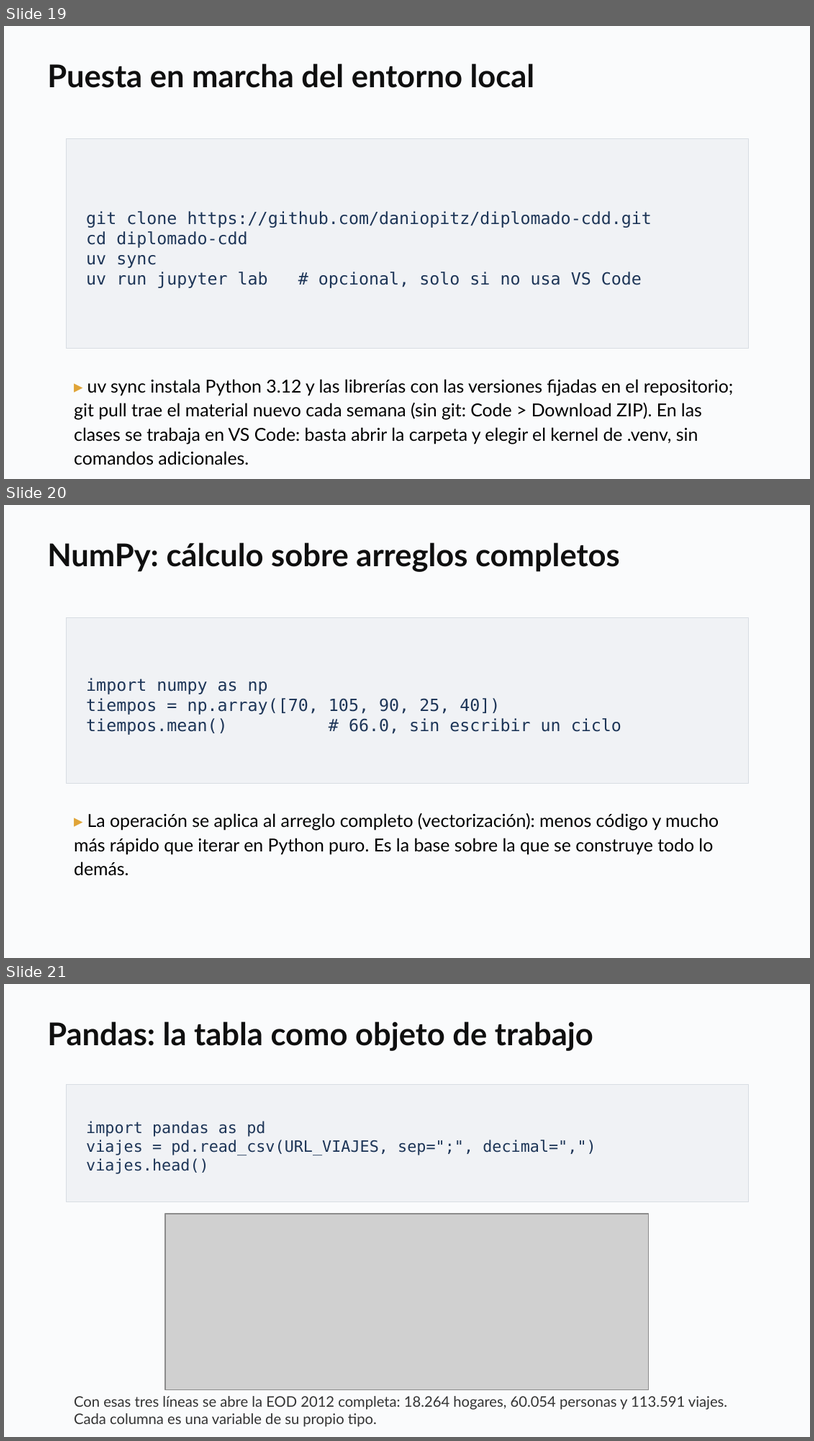
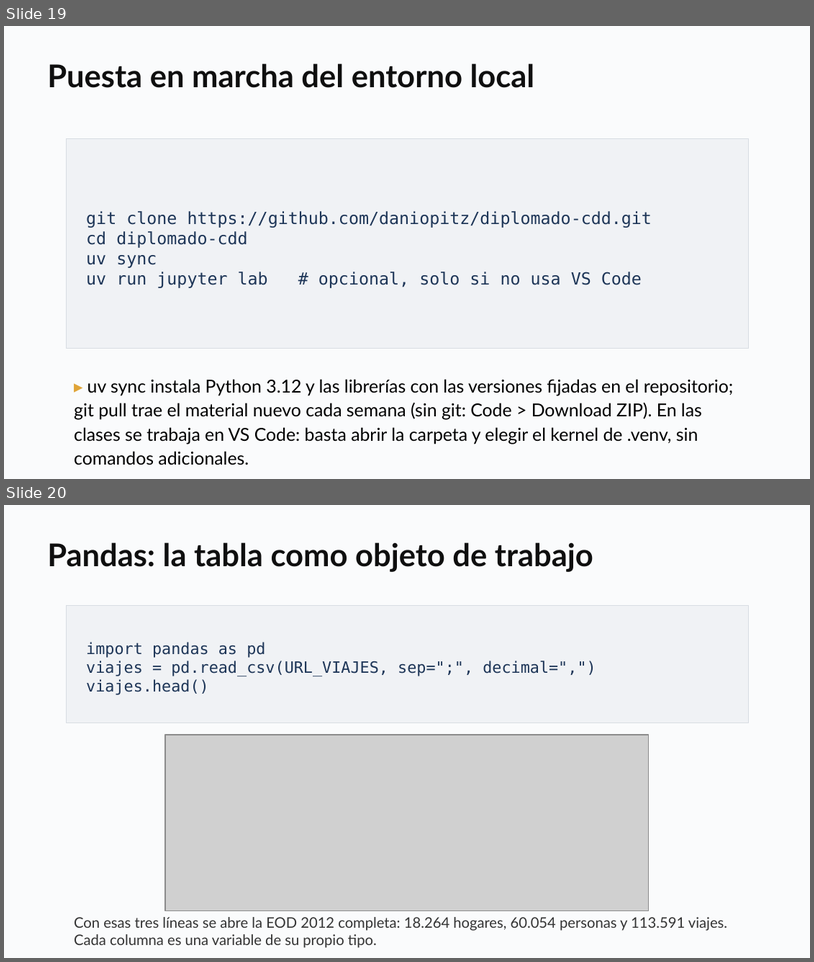
Before and after one commit to daniopitz/diplomado-cdd, a slide deck: presentaciones/clase01_fundamentos_ecosistema.pptx. Shown one above the other, each under a label of ours: slides 19, 20 and 21 before the commit, slides 19 and 20 after it. The pictures are 814x1441 and 814x962 pixels, drawn with LibreOffice and Linux fonts; fonts in the diff are those of the drawing; grey boxes stand for pictures. Boxes give left, top, right and bottom in pixels: in the first picture for what was removed or moved away, otherwise in the second. Text is boxed around its words. In the diff, an @@ line names an element or a change of style, - is before the commit and + after.

```diff
--- a/presentaciones/clase01_fundamentos_ecosistema.pptx
+++ b/presentaciones/clase01_fundamentos_ecosistema.pptx
@@ slide 20 removed at (4, 505, 810, 958), background #FFFFFF @@
@@ rectangle removed at (4, 505, 810, 958) @@
@@ text removed at (47, 542, 620, 572) @@
-NumPy: cálculo sobre arreglos completos
@@ rectangle removed at (66, 618, 749, 783) @@
-import numpy as np
-tiempos = np.array([70, 105, 90, 25, 40])
-tiempos.mean() # 66.0, sin escribir un ciclo
@@ text removed at (74, 813, 719, 876) @@
-▸ La operación se aplica al arreglo completo (vectorización): menos código y mucho más rápido que iterar en Python puro. Es la base sobre la que se construye todo lo demás.
@@ what was slide 21 is now slide 20 @@
```
Also in this commit, not shown: 1 other file.
